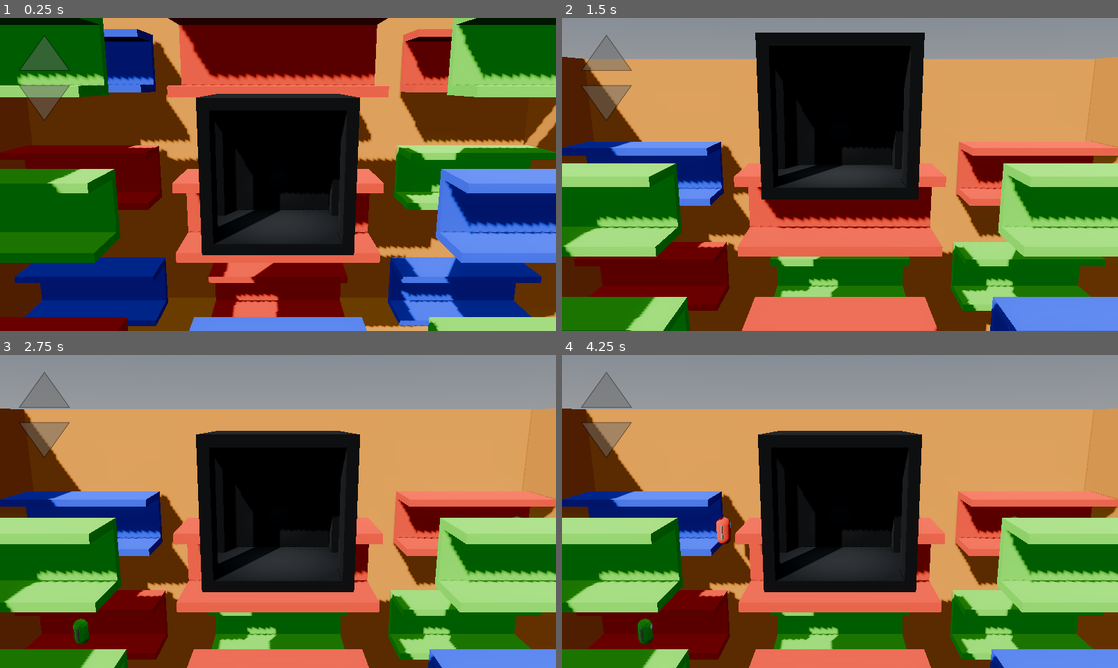
Above: before the commit, frames 1-4 (two rows, left to right).
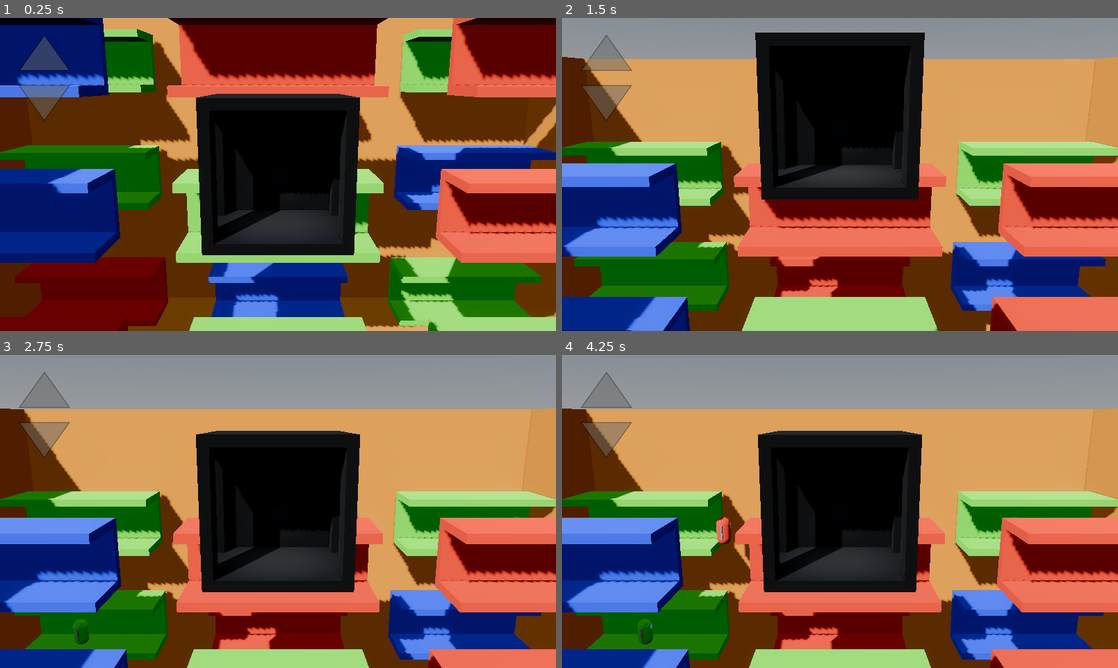
Above: after the commit, the same moments.

Repository: GriffinBaxter/Prof-Oddheart-or-How-I-Learned-to-Stop-Worrying-and-Love-the-Elevator
Game: Godot game, scene res://Scenes/main.tscn
Two runs of this game, one before a commit and one after it. Both use one fixed random seed, a clock stepped at 60 frames per second and the inputs below. This scene is started directly instead of the project's main scene. The engine's default icon, where the game draws it, is replaced by a stand-in: a white triangle on a blue panel in a dark square. Sound files missing from this copy of the repository are replaced by a short silence.
Inputs:
- Up to frame 1 (0.25 s): no input
- Up to frame 2 (1.5 s): tap Enter at 0.5 s; hold W (up) from 0.53 s (still down); tap Q (drop) at 0.6, 1.35 s
- Up to frame 3 (2.75 s): keep holding W (up); tap Q (drop) at 2.1 s
- Up to frame 4 (4.25 s): keep holding W (up); tap Q (drop) at 2.85, 3.6 s

The runs differ from the first frame. In frame 1, 48% of the frame differs, in the area x 0-100%, y 0-100%; in frame 2, 37%; in frame 3, 33%; in frame 4, 33%.

Commit message:
Added winning music and rocket trail

Diff:
--- a/Scenes/elevator.tscn
+++ b/Scenes/elevator.tscn
@@ -46,6 +46,10 @@
 
 [sub_resource type="QuadMesh" id="QuadMesh_1gjip"]
 material = SubResource("StandardMaterial3D_rajhg")
+
+[sub_resource type="ParticleProcessMaterial" id="ParticleProcessMaterial_7i85y"]
+angle_min = 1.07288e-05
+angle_max = 455.2
 
 [node name="Elevator" type="CharacterBody3D" groups=["elevator"]]
 motion_mode = 1
@@ -138,4 +142,13 @@
 process_material = SubResource("ParticleProcessMaterial_jd6vs")
 draw_pass_1 = SubResource("QuadMesh_1gjip")
 
+[node name="RocketSuff" type="Node3D" parent="."]
+
+[node name="RocketTrailEffect" type="GPUParticles3D" parent="RocketSuff"]
+transform = Transform3D(1, 0, 0, 0, 1, 0, 0, 0, 1, 0.135621, -1.66406, 0.0327559)
+amount = 15
+randomness = 1.0
+process_material = SubResource("ParticleProcessMaterial_7i85y")
+draw_pass_1 = SubResource("QuadMesh_1gjip")
+
 [connection signal="body_entered" from="Area3D" to="." method="_on_area_3d_body_entered"]
--- a/Scenes/main.tscn
+++ b/Scenes/main.tscn
@@ -8,6 +8,7 @@
 [ext_resource type="Texture2D" uid="uid://dmby124bmub76" path="res://Images/wasd_filled_in.png" id="5_344ge"]
 [ext_resource type="AudioStream" uid="uid://cj7av3cdsr20y" path="res://Sounds/Elevator/sad-violin-piano.mp3" id="6_21xkr"]
 [ext_resource type="Texture2D" uid="uid://dphi7q2qnso1t" path="res://Images/button_filled_in.png" id="6_ynf5e"]
+[ext_resource type="AudioStream" uid="uid://5htt5qvu5gpr" path="res://Sounds/triumphant-valor.mp3" id="9_hptm8"]
 [ext_resource type="Texture2D" uid="uid://dcxc1dav0oc7x" path="res://Images/thumbs_up.png" id="9_ynf5e"]
 
 [sub_resource type="ProceduralSkyMaterial" id="ProceduralSkyMaterial_dxppu"]
@@ -118,6 +119,10 @@
 [node name="GameLost" type="AudioStreamPlayer" parent="."]
 stream = ExtResource("6_21xkr")
 
+[node name="GameWon" type="AudioStreamPlayer" parent="."]
+stream = ExtResource("9_hptm8")
+volume_db = -10.0
+
 [node name="GameWonMoon" type="CSGSphere3D" parent="."]
 transform = Transform3D(3.01347, 0, -1.40521, 0, 3.325, 0, 1.40521, 0, 3.01347, 154.14, 369.82, -389.39)
 radius = 20.0
--- a/Scripts/elevator.gd
+++ b/Scripts/elevator.gd
@@ -14,10 +14,12 @@
 @onready var smooth_camera_controller: Node3D = $SmoothCameraController
 @onready var on_fire_stuff: Node3D = $OnFireStuff
 @onready var camera_3d: Camera3D = $SmoothCameraController/Camera3D
+@onready var rocket_stuff: Node3D = $RocketSuff
 
 
 func _ready() -> void:
 	on_fire_stuff.hide()
+	rocket_stuff.hide()
 	Input.set_mouse_mode(Input.MOUSE_MODE_CAPTURED)
 	smooth_camera_controller.position = position
 	if enable_conversations:
@@ -70,6 +72,7 @@
 func _process(_delta: float) -> void:
 	if game_won:
 		smooth_camera_controller.position = lerp(smooth_camera_controller.position, position, 0.75)
+		rocket_stuff.show()
 
 
 func _on_area_3d_body_entered(body: Node3D) -> void:
--- a/Scripts/main.gd
+++ b/Scripts/main.gd
@@ -19,6 +19,7 @@
 @onready var arrow_down: TextureRect = $UI/ArrowDown
 @onready var crowd_noise: AudioStreamPlayer = $CrowdNoise
 @onready var game_lost: AudioStreamPlayer = $GameLost
+@onready var game_won: AudioStreamPlayer = $GameWon
 @onready var q_button_popup: Control = $UI/QButtonPopup
 @onready var q: TextureRect = $UI/QButtonPopup/Q
 
@@ -61,7 +62,7 @@
 			game_end = true
 			ElevatorMusic.stop()
 			crowd_noise.stop()
-			#game_won.play()  # TODO: add winning music
+			game_won.play()
 			elevator.won_game()
 		elif score <= min_score:
 			game_end = true
Not shown: 1 places in Scenes/elevator.tscn that only renumber resources
Not shown: 1 places in Scenes/main.tscn that only renumber resources
Not shown, added: Sounds/triumphant-valor.mp3.import
Not shown, added: Sounds/triumphant-valor.mp3
